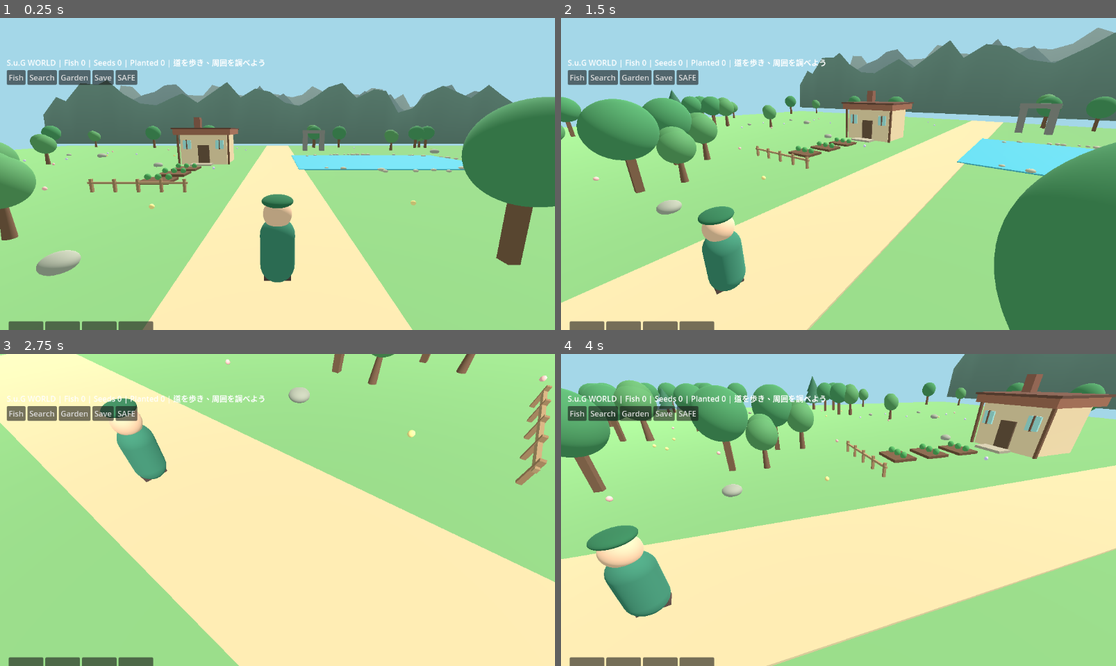
Above: before the commit, frames 1-4 (two rows, left to right).
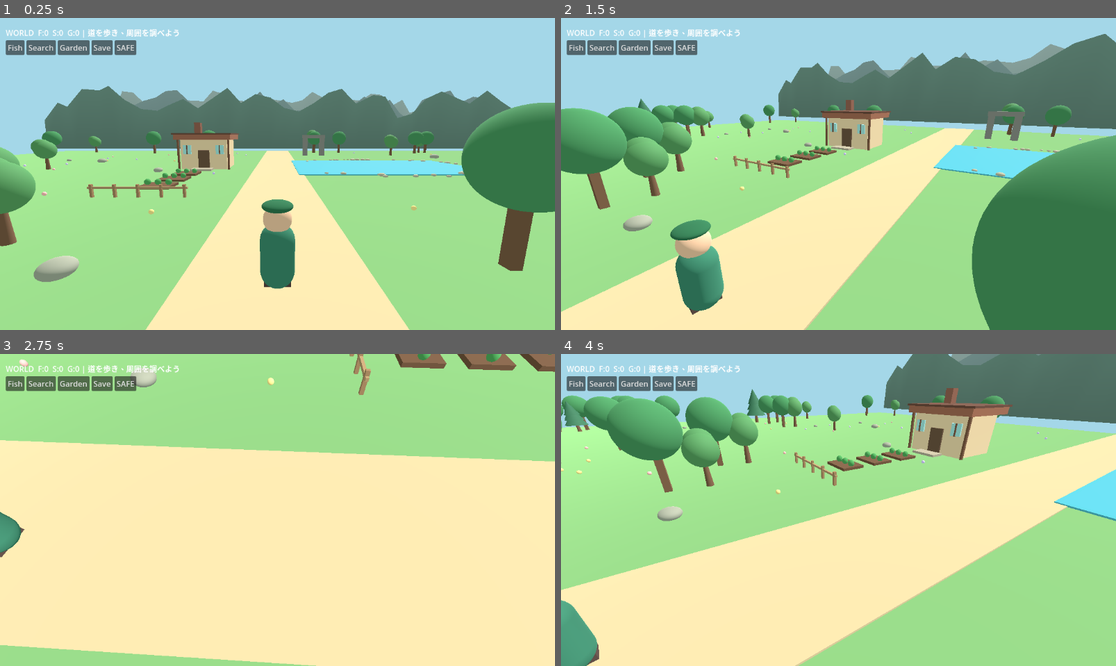
Above: after the commit, the same moments.

Repository: koji06ochi-ship-it/SUG-WORLD-3D
Game: Godot game, scene res://main.tscn
Same seed, same stepped clock (60 frames per second), same inputs: the game is played once before the commit and once after it.
Inputs (mouse positions are in pixels of both pictures, inside the frame that each line leads up to):
- Up to frame 1 (0.25 s): no input
- Up to frame 2 (1.5 s): move the mouse to (960, 158) at 0.52 s; hold D 0.53-1.25 s; click (960, 158) at 0.67 s; drag from (727, 189) to (810, 236) at 1.27 s
- Up to frame 3 (2.75 s): move the mouse to (333, 441) at 2.02 s; hold D from 2.03 s (still down)
- Up to frame 4 (4 s): release D at 2.75 s; drag from (810, 572) to (672, 463) at 2.77 s; move the mouse to (1005, 556) at 3.52 s; hold A from 3.53 s (still down)

The runs differ from the first frame. In frame 1, 14% of the frame differs, in the area x 0-100%, y 3-100%; in frame 2, 28%; in frame 3, 38%, in the area x 0-100%, y 0-100%; in frame 4, 36%.

Commit message:
Correct mobile HUD clipping and improve forward scene composition

Diff:
--- a/valley.gd
+++ b/valley.gd
@@ -32,7 +32,7 @@
     status.text += " | " + journey.hint()
 
 func _refresh_status() -> void:
-    status.text = "S.u.G WORLD | Fish %d | Seeds %d | Planted %d" % [
+    status.text = "WORLD  F:%d  S:%d  G:%d" % [
         int(state.inventory.get("fish", 0)),
         int(state.inventory.get("seeds", 0)),
         int(state.garden.get("planted", 0))
@@ -159,7 +159,7 @@
     var layer := CanvasLayer.new()
     add_child(layer)
     var panel := VBoxContainer.new()
-    panel.position = Vector2(14, 80)
+    panel.position = Vector2(12, 18)
     layer.add_child(panel)
     status = Label.new()
     status.text = "S.u.G WORLD"
@@ -172,7 +172,7 @@
         button.pressed.connect(_action.bind(action))
         buttons.add_child(button)
     var touch_controls := HBoxContainer.new()
-    touch_controls.position = Vector2(18, 630)
+    touch_controls.position = Vector2(18, 680)
     layer.add_child(touch_controls)
     for spec in [["◀", -1.0, 0.0], ["▲", 0.0, 1.0], ["▼", 0.0, -1.0], ["▶", 1.0, 0.0]]:
         var key_button := Button.new()
@@ -288,4 +288,4 @@
     player.move_and_slide()
     var target := player.global_position + Vector3(-sin(heading) * 5.5, 3.8, -cos(heading) * 6.5)
     camera.global_position = camera.global_position.lerp(target, min(1.0, delta * 6.0))
-    camera.look_at(player.global_position + Vector3(0, 1.0, 4.5))
+    camera.look_at(player.global_position + Vector3(0, 1.0, 5.8))
